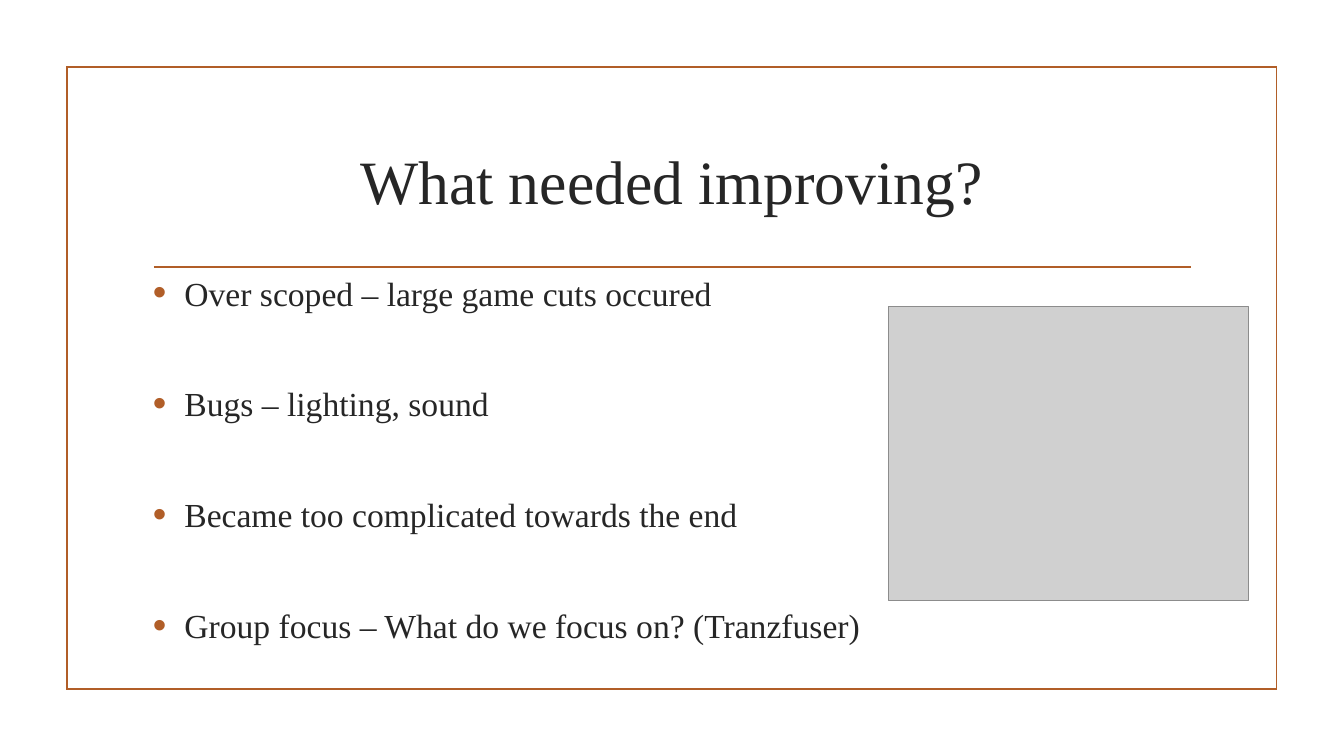
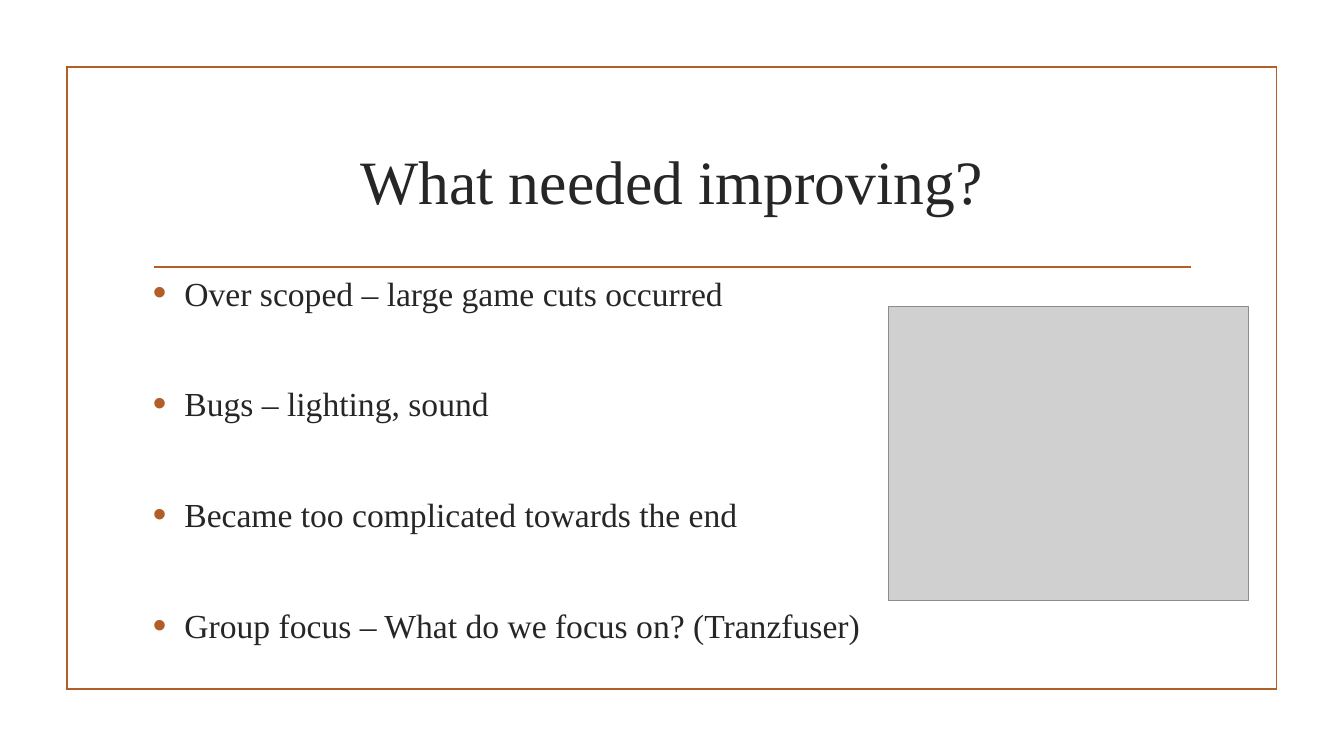
Before and after one commit to UoSGamesGroups/level-6-l6-group-1, a slide deck: slide 6 of Presentation/Presentation_Matt_Aaron Final.pptx. Drawn at 1344x756 pixels with LibreOffice and Linux fonts; fonts in the diff are those of the drawing; grey boxes stand for pictures; background and template pictures are left out. Boxes give left, top, right and bottom in pixels: in the first picture for what was removed or moved away, otherwise in the second. Text is boxed around its words. In the diff, an @@ line names an element or a change of style, - is before the commit and + after.

```diff
--- a/Presentation/Presentation_Matt_Aaron Final.pptx
+++ b/Presentation/Presentation_Matt_Aaron Final.pptx
@@ text at (184,282,722,312): text changed @@
-• Over scoped – large game cuts occured
+• Over scoped – large game cuts occurred
```
Also in this commit, not shown: 1 other slide changed, 1 other file.
